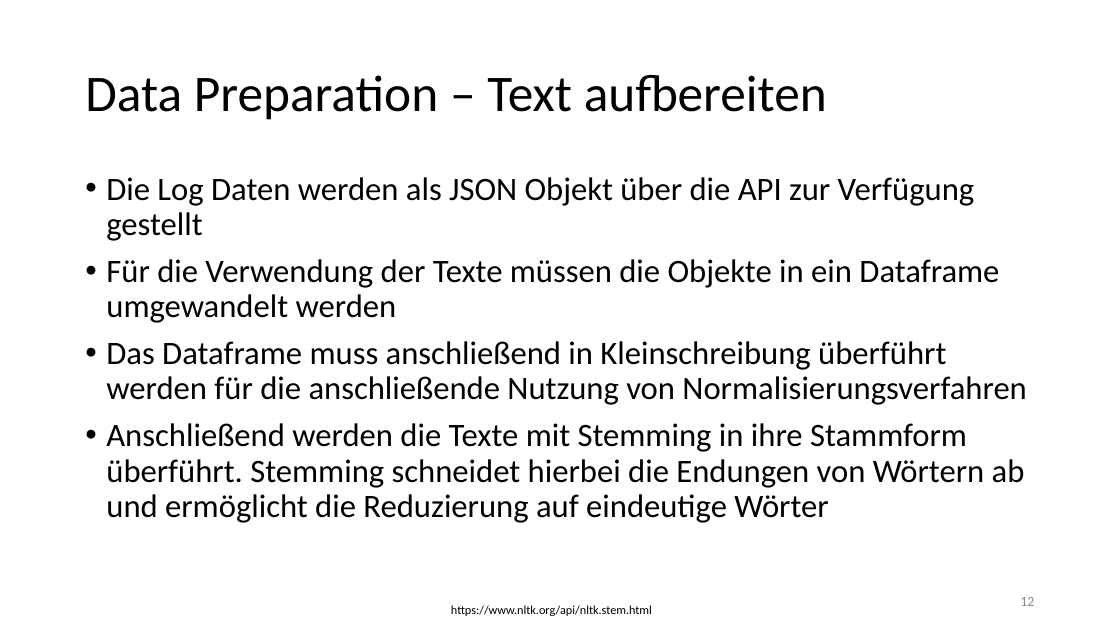
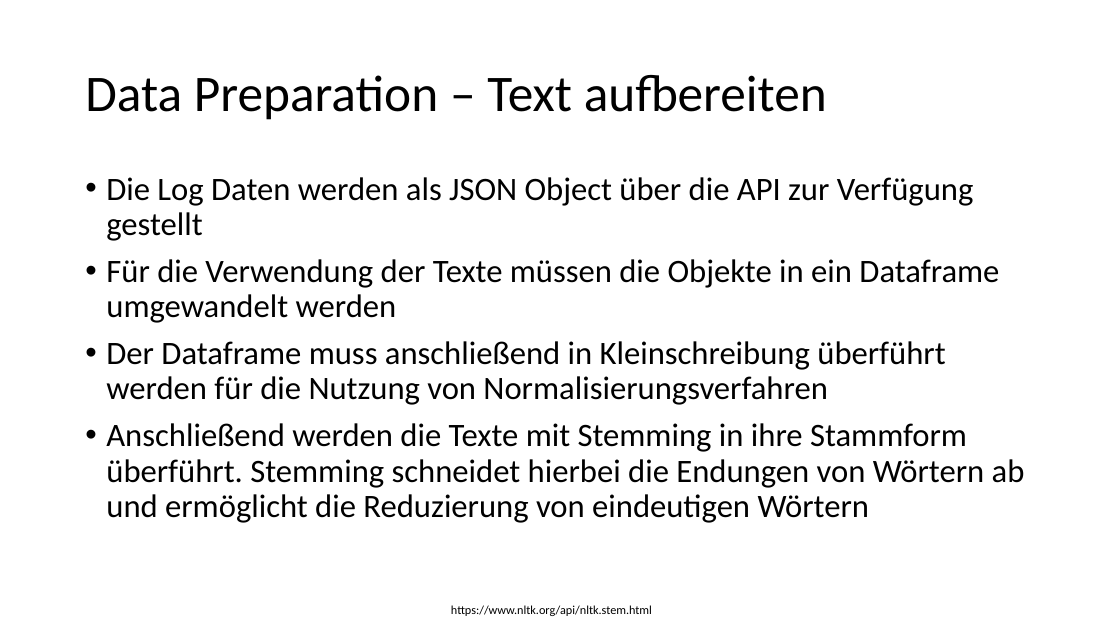
Before and after one commit to Flitschi7/big-data-management, a slide deck: slide 14 of Organisational/Dokumentation HHZ Rocket Project.pptx (slide 12 before the commit). Drawn at 1120x630 pixels with LibreOffice and Linux fonts; fonts in the diff are those of the drawing. Boxes give left, top, right and bottom in pixels: in the first picture for what was removed or moved away, otherwise in the second. Text is boxed around its words. In the diff, an @@ line names an element or a change of style, - is before the commit and + after.

```diff
--- a/Organisational/Dokumentation HHZ Rocket Project.pptx
+++ b/Organisational/Dokumentation HHZ Rocket Project.pptx
@@ text at [106,177,974,241]: text changed @@
-• Die Log Daten werden als JSON Objekt über die API zur Verfügung gestellt
+• Die Log Daten werden als JSON Object über die API zur Verfügung gestellt
@@ text at [106,341,1025,523]: text changed @@
-• Das Dataframe muss anschließend in Kleinschreibung überführt werden für die anschließende Nutzung von Normalisierungsverfahren
-• Anschließend werden die Texte mit Stemming in ihre Stammform überführt. Stemming schneidet hierbei die Endungen von Wörtern ab und ermöglicht die Reduzierung auf eindeutige Wörter
+• Der Dataframe muss anschließend in Kleinschreibung überführt werden für die Nutzung von Normalisierungsverfahren
+• Anschließend werden die Texte mit Stemming in ihre Stammform überführt. Stemming schneidet hierbei die Endungen von Wörtern ab und ermöglicht die Reduzierung von eindeutigen Wörtern
@@ page number removed at [1020,597,1034,606] @@
-12
```
Also in this commit, not shown: 23 other slides changed, 9 slides added, 6 slides removed.
